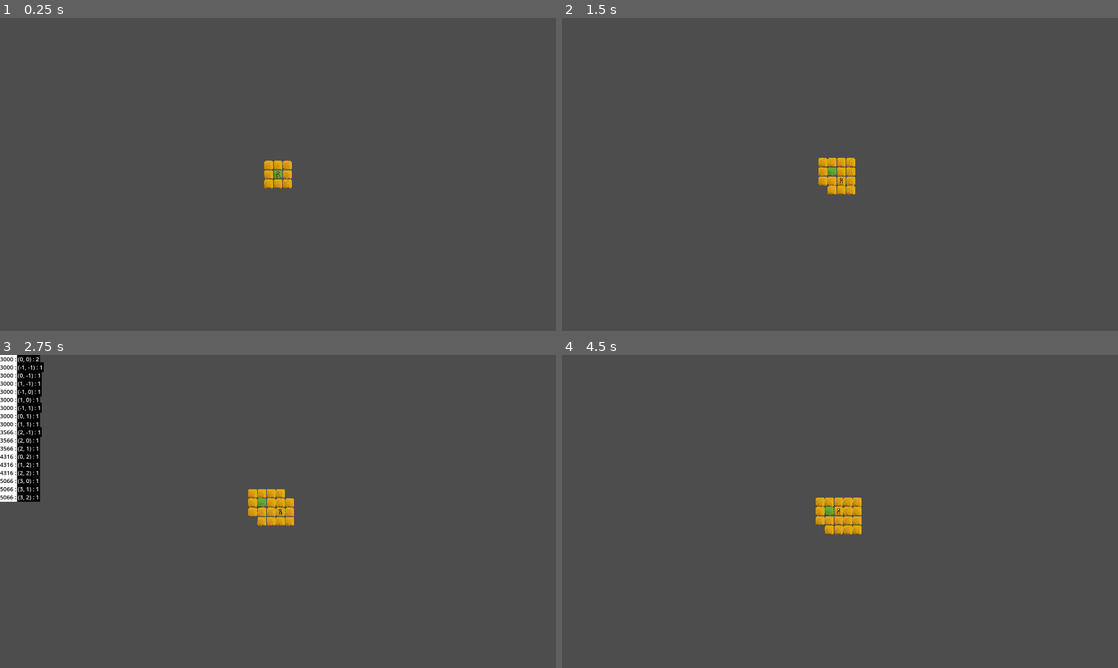
Above: before the commit, frames 1-4 (two rows, left to right).
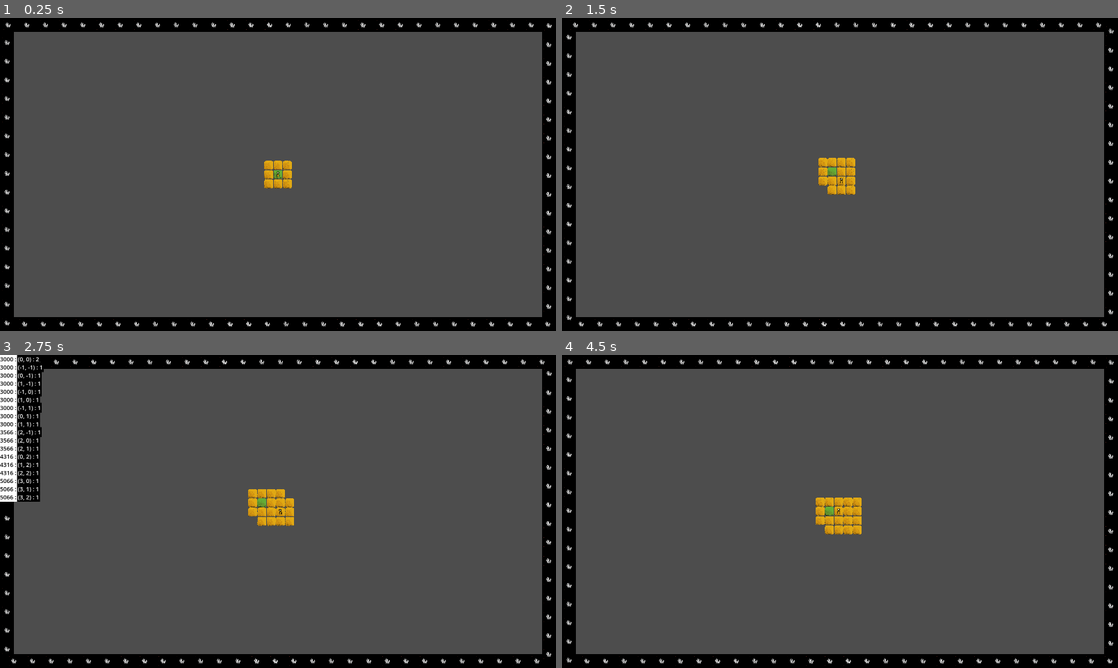
Above: after the commit, the same moments.

Repository: arrayewhy/Worlds
Game: Godot game, scene res://Scenes/Main.tscn
Same seed, same stepped clock (60 frames per second), same inputs: the game is played once before the commit and once after it. The project has no main scene, so this scene is started directly.
Inputs:
- Up to frame 1 (0.25 s): no input
- Up to frame 2 (1.5 s): hold D (Right) 0.53-1.28 s; tap ` (Tilde) at 0.6, 1.35 s; hold S (Down) from 1.28 s (still down)
- Up to frame 3 (2.75 s): release S (Down) at 2.03 s; hold D (Right) from 2.03 s (still down); tap ` (Tilde) at 2.1 s
- Up to frame 4 (4.5 s): release D (Right) at 2.78 s; hold W (Up) 2.78-3.53 s; tap ` (Tilde) at 2.85, 3.6, 4.35 s; hold A (Left) from 3.53 s (still down)

The runs differ from the first frame. In frame 1, 13% of the frame differs, in the area x 0-100%, y 0-100%; in frame 2, 13%; in frame 3, 12%; in frame 4, 13%.

Commit message:
Import [Illumination Scripts]

Diff:
--- /dev/null
+++ b/worlds/Prefabs/Illumination.tscn
@@ -0,0 +1,13 @@
+[gd_scene load_steps=3 format=3 uid="uid://dau0b5fcbsdk8"]
+
+[ext_resource type="Texture2D" uid="uid://dk06eplgkeoi2" path="res://Sprites/Clack_Map_SpriteSheet_2048.png" id="1_xo1b3"]
+[ext_resource type="Script" path="res://Scripts/Illumination.gd" id="2_qfwv1"]
+
+[node name="Illumination" type="Sprite2D"]
+z_index = 1
+position = Vector2(24, 24)
+scale = Vector2(0.125, 0.125)
+texture = ExtResource("1_xo1b3")
+region_enabled = true
+region_rect = Rect2(0, 2048, 256, 256)
+script = ExtResource("2_qfwv1")
--- a/worlds/Scenes/Main.tscn
+++ b/worlds/Scenes/Main.tscn
@@ -1,10 +1,18 @@
-[gd_scene load_steps=6 format=3 uid="uid://dpw5ih7gg3btv"]
+[gd_scene load_steps=10 format=3 uid="uid://dpw5ih7gg3btv"]
 
 [ext_resource type="Texture2D" uid="uid://dk06eplgkeoi2" path="res://Sprites/Clack_Map_SpriteSheet_2048.png" id="1_ntyhy"]
 [ext_resource type="Script" path="res://Scripts/Mover.gd" id="1_vinv6"]
 [ext_resource type="Script" path="res://Scripts/Player.gd" id="2_54uhw"]
 [ext_resource type="Script" path="res://Scripts/Button-Movement.gd" id="2_chx15"]
 [ext_resource type="Script" path="res://Scripts/Biome-Spawner.gd" id="5_nwltf"]
+[ext_resource type="PackedScene" uid="uid://dau0b5fcbsdk8" path="res://Prefabs/Illumination.tscn" id="6_2cew8"]
+[ext_resource type="Script" path="res://Scripts/Illumination-Spawner.gd" id="7_rmeg4"]
+
+[sub_resource type="PlaceholderTexture2D" id="PlaceholderTexture2D_bu5ns"]
+size = Vector2(1920, 48)
+
+[sub_resource type="PlaceholderTexture2D" id="PlaceholderTexture2D_dwwpb"]
+size = Vector2(48, 1080)
 
 [node name="World" type="Node2D"]
 
@@ -33,3 +41,39 @@
 biomeHolder = NodePath("../../Biome-Holder")
 
 [node name="Biome-Holder" type="Node" parent="."]
+
+[node name="Illuminations-Layer" type="CanvasLayer" parent="."]
+
+[node name="Illumination-Spawner" type="Node" parent="Illuminations-Layer"]
+script = ExtResource("7_rmeg4")
+illum = ExtResource("6_2cew8")
+
+[node name="Black-Bars" type="Node2D" parent="Illuminations-Layer"]
+
+[node name="Top" type="Sprite2D" parent="Illuminations-Layer/Black-Bars"]
+modulate = Color(0, 0, 0, 1)
+position = Vector2(960, 0)
+texture = SubResource("PlaceholderTexture2D_bu5ns")
+offset = Vector2(0, 24)
+metadata/_edit_lock_ = true
+
+[node name="Bottom" type="Sprite2D" parent="Illuminations-Layer/Black-Bars"]
+modulate = Color(0, 0, 0, 1)
+position = Vector2(960, 1080)
+texture = SubResource("PlaceholderTexture2D_bu5ns")
+offset = Vector2(0, -24)
+metadata/_edit_lock_ = true
+
+[node name="Left" type="Sprite2D" parent="Illuminations-Layer/Black-Bars"]
+modulate = Color(0, 0, 0, 1)
+position = Vector2(0, 540)
+texture = SubResource("PlaceholderTexture2D_dwwpb")
+offset = Vector2(24, 0)
+metadata/_edit_lock_ = true
+
+[node name="Right" type="Sprite2D" parent="Illuminations-Layer/Black-Bars"]
+modulate = Color(0, 0, 0, 1)
+position = Vector2(1920, 540)
+texture = SubResource("PlaceholderTexture2D_dwwpb")
+offset = Vector2(-24, 0)
+metadata/_edit_lock_ = true
--- /dev/null
+++ b/worlds/Scripts/Illumination-Spawner.gd
@@ -0,0 +1,77 @@
+extends Node;
+
+@export var illum:PackedScene;
+
+const limitTop:float = 24;
+const limitBtm:float = 1056;
+const limitLeft:float = 24;
+const limitRight:float = 1896;
+
+const offset:float = 64.5;
+
+var currSpawnPoint := Vector2(limitLeft, limitTop);
+var dir := Vector2(1, 0);
+
+func _ready() -> void:
+
+	for i in 90:
+		var newIllum = illum.instantiate();
+		add_child(newIllum);
+		newIllum.position = currSpawnPoint;
+
+		if CloseTo_Top(newIllum.position.y):
+			newIllum.Set_Dir(Vector2(1, 0));
+		elif CloseTo_Right(newIllum.position.x):
+			newIllum.Set_Dir(Vector2(0, 1));
+		elif CloseTo_Bottom(newIllum.position.y):
+			newIllum.Set_Dir(Vector2(-1, 0));
+		elif CloseTo_Left(newIllum.position.x):
+			newIllum.Set_Dir(Vector2(0, -1));
+
+		newIllum.Start();
+
+		var nextPoint = currSpawnPoint + dir * offset;
+
+		if dir == Vector2(1, 0) and nextPoint.x > limitRight:
+			dir = Vector2(0, 1);
+			currSpawnPoint += dir * offset;
+			continue;
+		if dir == Vector2(0, 1) and nextPoint.y > limitBtm:
+			dir = Vector2(-1, 0);
+			currSpawnPoint += dir * offset;
+			continue;
+		if dir == Vector2(-1, 0) and nextPoint.x < limitLeft:
+			dir = Vector2(0, -1);
+			currSpawnPoint += dir * offset;
+			continue;
+		if dir == Vector2(0, -1) and nextPoint.y < limitTop:
+			dir = Vector2(1, 0);
+			currSpawnPoint += dir * offset;
+			continue;
+
+		currSpawnPoint = nextPoint;
+
+func CloseTo_Top(y:float) -> bool:
+	return Dist_Top(y) < 2;
+
+func CloseTo_Bottom(y:float) -> bool:
+	return Dist_Btm(y) < 2;
+
+func CloseTo_Left(x:float) -> bool:
+	return Dist_Left(x) < 2;
+
+func CloseTo_Right(x:float) -> bool:
+	return Dist_Right(x) < 2;
+
+
+func Dist_Top(y:float) -> float:
+	return abs(limitTop - y);
+
+func Dist_Btm(y:float) -> float:
+	return abs(limitBtm - y);
+
+func Dist_Left(x:float) -> float:
+	return abs(limitLeft - x);
+
+func Dist_Right(x:float) -> float:
+	return abs(limitRight - x);
--- /dev/null
+++ b/worlds/Scripts/Illumination.gd
@@ -0,0 +1,55 @@
+extends Sprite2D;
+
+const speed:float = .25;
+
+var limitTop:float;
+var limitBtm:float;
+var limitLeft:float;
+var limitRight:float;
+
+var dir := Vector2(1, 0);
+
+func _ready() -> void:
+	set_process(false);
+	limitTop = get_parent().limitTop;
+	limitBtm = get_parent().limitBtm;
+	limitLeft = get_parent().limitLeft;
+	limitRight = get_parent().limitRight;
+
+func _process(delta: float) -> void:
+
+	var nextPos = position + dir * speed;
+
+	if dir == Vector2(1, 0) and !WithinBounds_X(nextPos.x):
+		dir = Vector2(0, 1);
+		position = Vector2(limitRight, nextPos.y + speed * delta);
+		return;
+	if dir == Vector2(0, 1) and !WithinBounds_Y(nextPos.y):
+		dir = Vector2(-1, 0);
+		position = Vector2(nextPos.x - speed * delta, limitBtm);
+		return;
+	if dir == Vector2(-1, 0) and !WithinBounds_X(nextPos.x):
+		dir = Vector2(0, -1);
+		position = Vector2(limitLeft, nextPos.y - speed * delta);
+		return;
+	if dir == Vector2(0, -1) and !WithinBounds_Y(nextPos.y):
+		dir = Vector2(1, 0);
+		position = Vector2(nextPos.x + speed * delta, limitTop);
+		return;
+
+	position = nextPos;
+
+func Start() -> void:
+	set_process(true);
+
+func Stop() -> void:
+	set_process(false);
+
+func WithinBounds_X(x:float) -> bool:
+	return x > limitLeft and x < limitRight;
+
+func WithinBounds_Y(y:float) -> bool:
+	return y > limitTop and y < limitBtm;
+
+func Set_Dir(newDir:Vector2) -> void:
+	dir = newDir;
